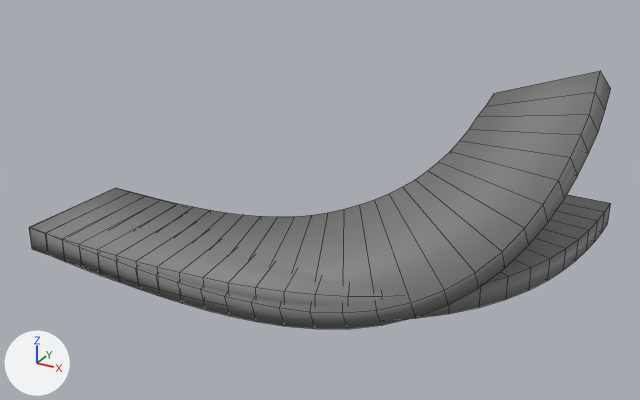
The FBX model Tumbleweed-2024/Assets/Art/Meshes/90TurnUpCurvy.fbx: old version first, new version second.
One viewpoint serves both versions: a 50 mm camera at (17.14, -16.06, 9.98) aimed at (7.5, 1.47, 1.21). Every picture has the same lights, and +X, +Y and +Z are marked at lower left. Mesh edges are drawn as thin lines. Where no turn or scale is listed for an object, it has been applied to the vertices.

Objects in the first picture: '90TurnFlat', '90TurnUPCurvy'.
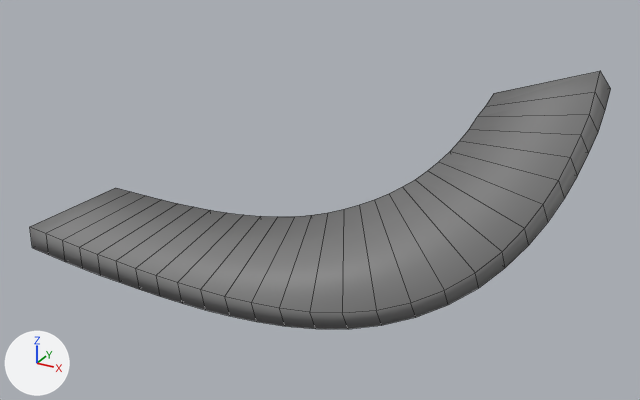
What differs and where, as boxes (x1, y1, x2, y2) in the pictures (640 x 400 px):
'90TurnFlat', deleted: before (29, 195, 611, 319)

What changed in the scene script:
```text
Remove ob_90turnflat:
    ob_90turnflat = bpy.data.objects.new('90TurnFlat', me_90turnflat)
    ob_90turnflat.location = (0.0, 0.0, 0.0)
```
